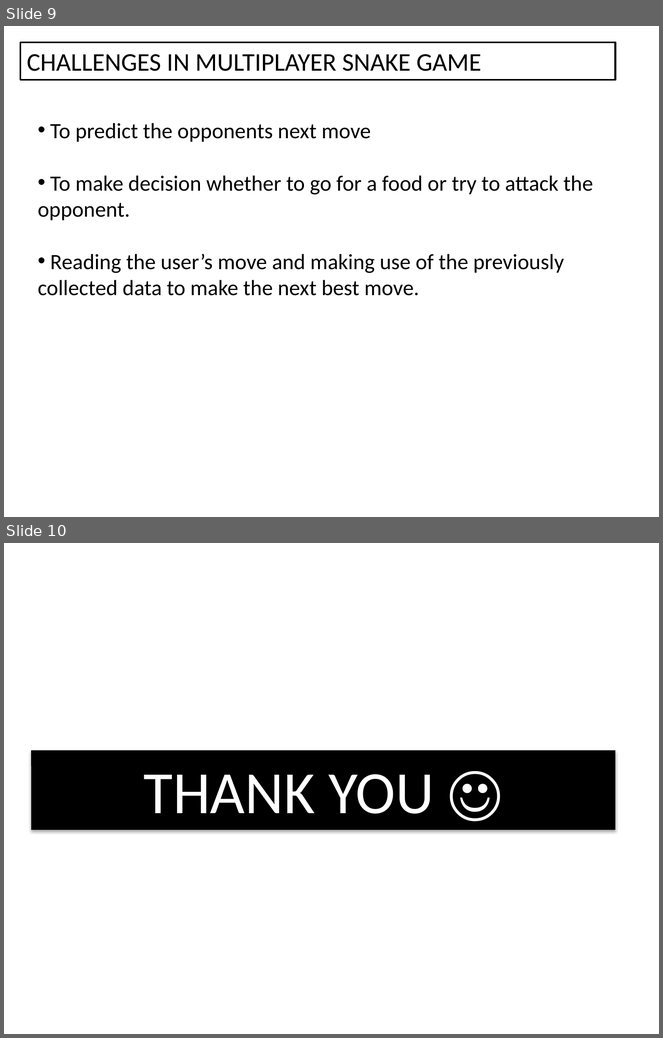
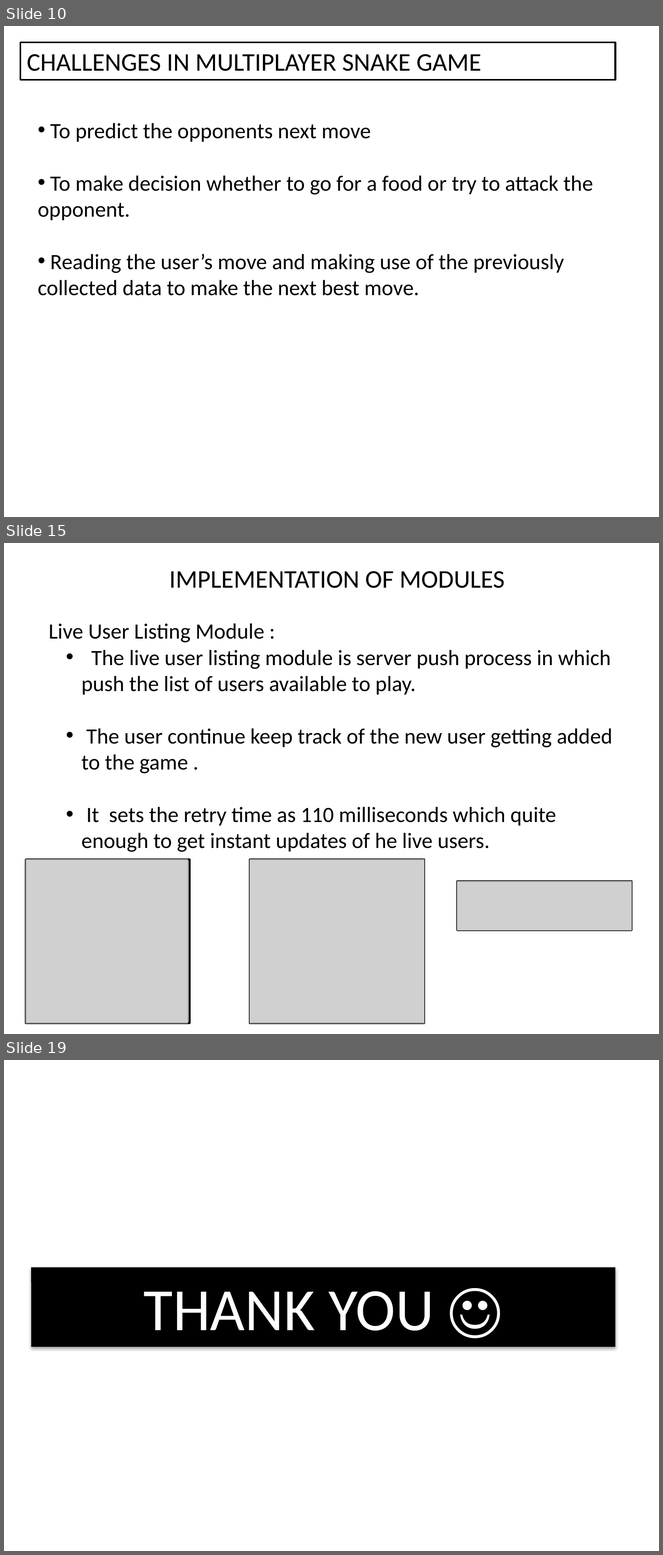
Before and after one commit to Greeny6092/Mini-Project-sem7-, a slide deck: presentation/AI BASED MULTIPLAYER SNAKE GAME(mini project).pptx. Shown one above the other, each under a label of ours: slides 9 and 10 before the commit, slides 10, 15 and 19 after it; the slides between them are not shown. The pictures are 663x1038 and 663x1555 pixels, drawn with LibreOffice and Linux fonts; fonts in the diff are those of the drawing; grey boxes stand for pictures. Boxes give left, top, right and bottom in pixels: in the first picture for what was removed or moved away, otherwise in the second. Text is boxed around its words. In the diff, an @@ line names an element or a change of style, - is before the commit and + after.

```diff
--- a/presentation/AI BASED MULTIPLAYER SNAKE GAME(mini project).pptx
+++ b/presentation/AI BASED MULTIPLAYER SNAKE GAME(mini project).pptx
@@ slide 15 added at (x1=4, y1=543, x2=659, y2=1034), background #FFFFFF @@
@@ text added at (x1=169, y1=571, x2=505, y2=588), 28 pt, text #000000 @@
+IMPLEMENTATION OF MODULES
@@ text added at (x1=49, y1=623, x2=612, y2=852), 24 pt, text #000000 @@
+Live User Listing Module :
+  • The live user listing module is server push process in which push the list of users available to play.
+  • The user continue keep track of the new user getting added to the game .
+  • It sets the retry time as 110 milliseconds which quite enough to get instant updates of he live users.
@@ rectangle added at (x1=26, y1=860, x2=190, y2=1023), fill #FFFFFF, outline #000000 2 pt @@
@@ picture added at (x1=26, y1=860, x2=188, y2=1023) @@
@@ rectangle added at (x1=249, y1=860, x2=425, y2=1023), fill #FFFFFF, outline #000000 2 pt @@
@@ picture added at (x1=249, y1=860, x2=425, y2=1023) @@
@@ rectangle added at (x1=457, y1=882, x2=632, y2=931), fill #FFFFFF, outline #000000 2 pt @@
@@ picture added at (x1=457, y1=882, x2=632, y2=931) @@
@@ what was slide 9 is now slide 10 @@
@@ what was slide 10 is now slide 19 @@
```
Also in this commit, not shown: 8 other slides added, 4 other files.
